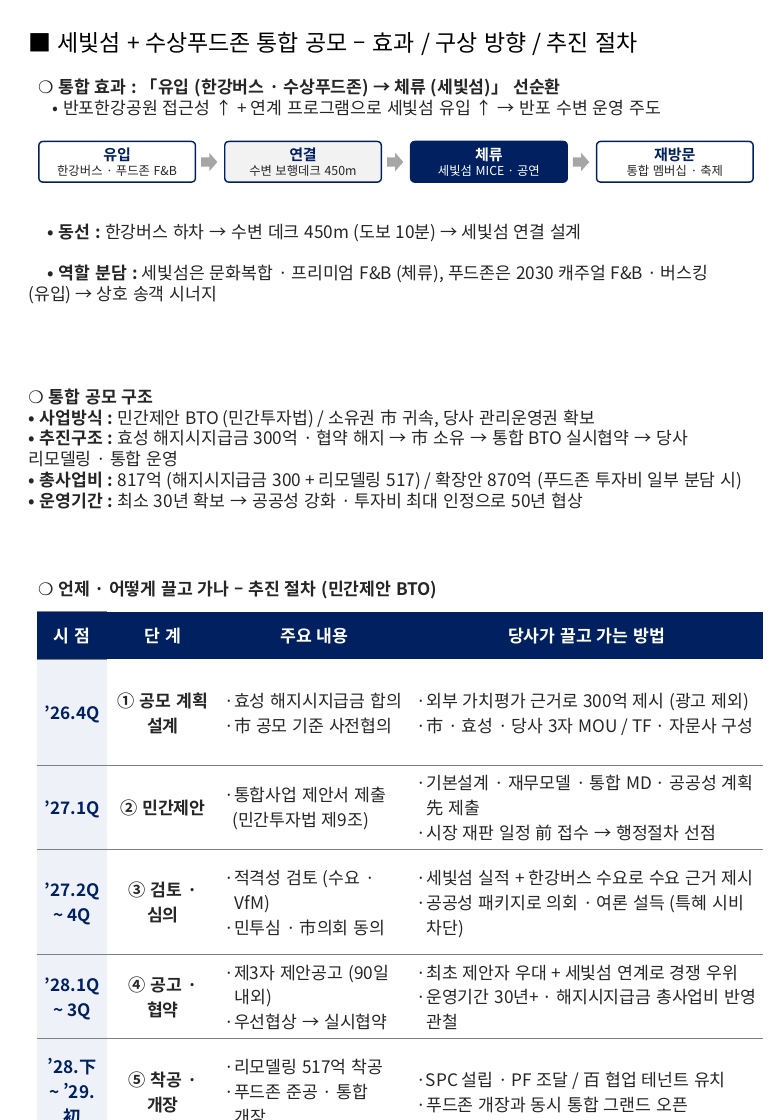
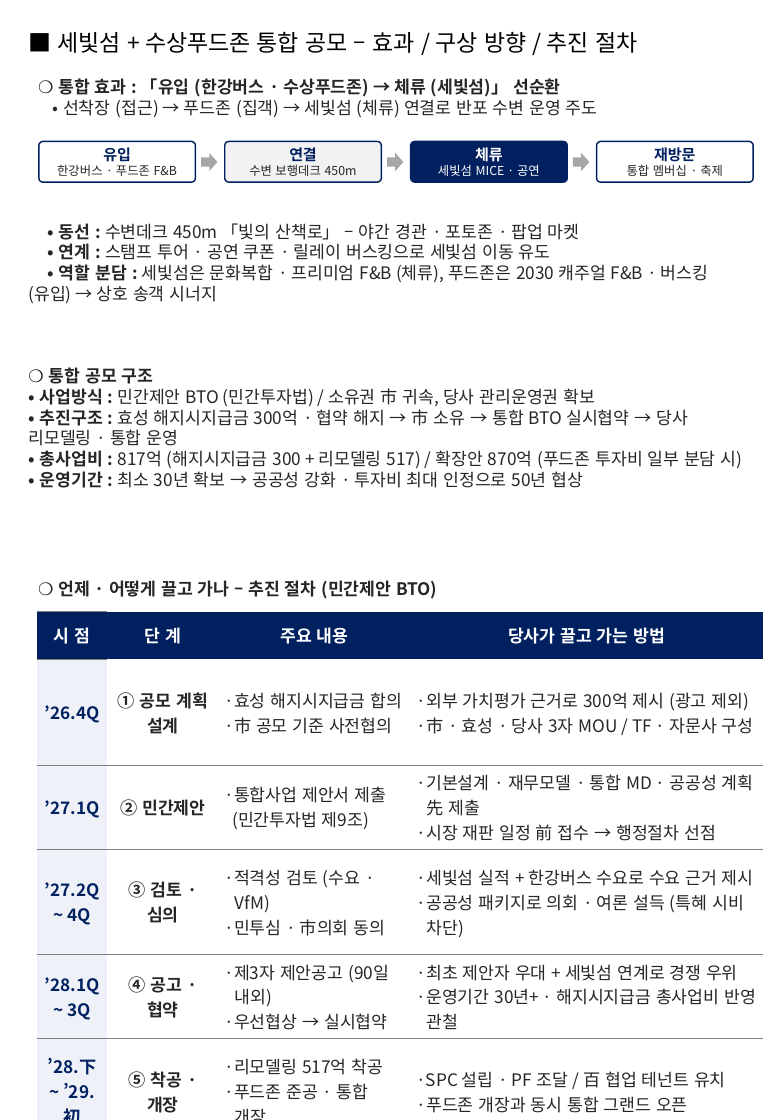
Before and after one commit to ukyung8822/test1, a slide deck: slide 2 of 세빛섬_인수변경안_보완.pptx. Drawn at 775x1120 pixels with LibreOffice and Linux fonts; fonts in the diff are those of the drawing. Boxes give left, top, right and bottom in pixels: in the first picture for what was removed or moved away, otherwise in the second. Text is boxed around its words. In the diff, an @@ line names an element or a change of style, - is before the commit and + after.

```diff
--- a/세빛섬_인수변경안_보완.pptx
+++ b/세빛섬_인수변경안_보완.pptx
@@ text at (59, 96, 598, 260): text changed @@
-• 반포한강공원 접근성 ↑ + 연계 프로그램으로 세빛섬 유입 ↑ → 반포 수변 운영 주도
-• 동선 : 한강버스 하차 → 수변 데크 450m (도보 10분) → 세빛섬 연결 설계
+• 선착장 (접근) → 푸드존 (집객) → 세빛섬 (체류) 연결로 반포 수변 운영 주도
+• 동선 : 수변데크 450m 「빛의 산책로」 – 야간 경관 · 포토존 · 팝업 마켓
+• 연계 : 스탬프 투어 · 공연 쿠폰 · 릴레이 버스킹으로 세빛섬 이동 유도
```
